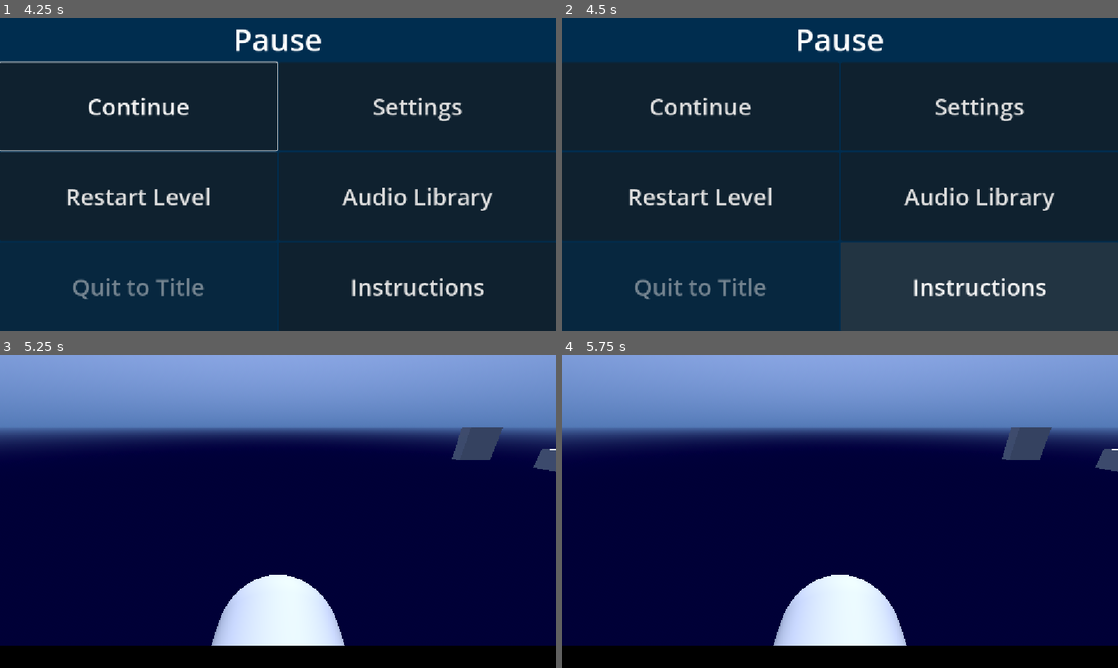
Above: before the commit, frames 1-4 (two rows, left to right).
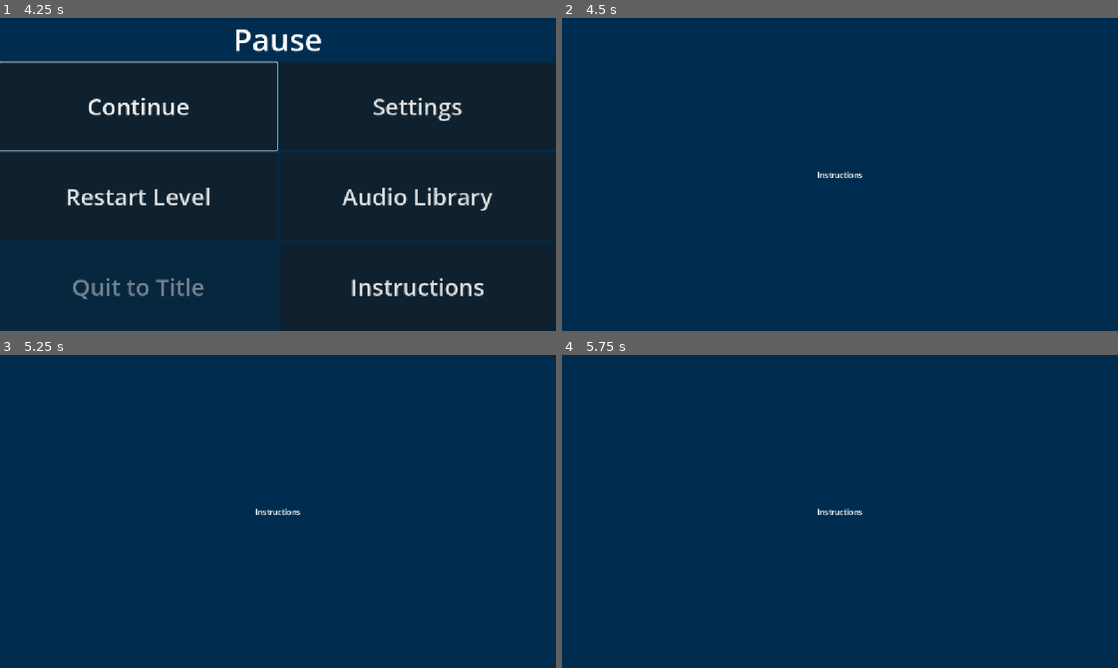
Above: after the commit, the same moments.

Repository: PeterDrake/yachtsinkers
Game: Godot game, scene res://yachtsinkers.tscn
Two runs of this game, one before a commit and one after it. Both use one fixed random seed, a clock stepped at 60 frames per second and the inputs below. Sound files missing from this copy of the repository are replaced by a short silence.
Inputs:
- Up to frame 1 (4.25 s): hold Right (right) 0.53-1.28 s; tap 2 (dive) at 0.6, 1.55, 2.1, 3.05, 3.8 s; hold Left (left) 1.28-2.03 s; tap 1 (bite) at 1.35 s; hold Right (right) 2.03-2.78 s; hold Up (forward) 2.78-3.53 s; tap 3 (slap) at 2.85 s; hold Left (left) from 3.53 s (still down); tap Space (space) at 3.6 s; tap Escape (pause) at 4.15 s
- Up to frame 2 (4.5 s): release Left (left) at 4.25 s; click "Instructions" at 4.25 s
- Up to frame 3 (5.25 s): click "Restart Level" at 5 s
- Up to frame 4 (5.75 s): no input

Frame 1 is identical in both runs. In frame 2, 71% of the frame differs, in the area x 0-100%, y 3-100%; in frame 3, 99%, in the area x 0-100%, y 0-100%; in frame 4, 99%.
Error in both runs: Out of bounds get index '0' (on base: 'PackedStringArray') (res://speech.gd:3)

Commit message:
Blank instructions screen in place

Diff:
--- /dev/null
+++ b/instructions.gd
@@ -0,0 +1,8 @@
+extends Control
+
+@onready var pause_menu = get_node("../PauseMenu")
+
+func _process(_delta: float) -> void:
+	if Input.is_action_just_pressed("pause"):
+		pause_menu.occluded = false
+		hide()
--- /dev/null
+++ b/instructions.tscn
@@ -0,0 +1,39 @@
+[gd_scene format=3 uid="uid://bvpb8ysdive6c"]
+
+[ext_resource type="Script" uid="uid://mh0mjn2a5xxw" path="res://instructions.gd" id="1_7ls63"]
+
+[sub_resource type="StyleBoxFlat" id="StyleBoxFlat_oerog"]
+bg_color = Color(0, 0.17626616, 0.31130394, 1)
+
+[node name="Instructions" type="Control" unique_id=2122777761]
+process_mode = 3
+z_index = 2
+layout_mode = 3
+anchors_preset = 15
+anchor_right = 1.0
+anchor_bottom = 1.0
+grow_horizontal = 2
+grow_vertical = 2
+script = ExtResource("1_7ls63")
+
+[node name="Panel" type="Panel" parent="." unique_id=2112466904]
+layout_mode = 1
+anchors_preset = 15
+anchor_right = 1.0
+anchor_bottom = 1.0
+grow_horizontal = 2
+grow_vertical = 2
+theme_override_styles/panel = SubResource("StyleBoxFlat_oerog")
+
+[node name="Label" type="Label" parent="." unique_id=735699599]
+layout_mode = 1
+anchors_preset = 14
+anchor_top = 0.5
+anchor_right = 1.0
+anchor_bottom = 0.5
+offset_top = -11.5
+offset_bottom = 11.5
+grow_horizontal = 2
+grow_vertical = 2
+text = "Instructions"
+horizontal_alignment = 1
--- a/pause_menu.gd
+++ b/pause_menu.gd
@@ -49,4 +49,5 @@
 	yachtsinkers.find_child("AudioLibrary").show()
 
 func _on_instructions_button_pressed() -> void:
-	pass # Replace with function body.
+	occluded = true
+	yachtsinkers.find_child("Instructions").show()
--- a/yachtsinkers.tscn
+++ b/yachtsinkers.tscn
@@ -4,6 +4,7 @@
 [ext_resource type="PackedScene" uid="uid://br1a3kdte8j1h" path="res://settings_menu.tscn" id="3_o6jxr"]
 [ext_resource type="PackedScene" uid="uid://73ld43bownb0" path="res://pause_menu.tscn" id="3_xpjbq"]
 [ext_resource type="PackedScene" uid="uid://dwn7377x8heyl" path="res://audio_library.tscn" id="4_o6jxr"]
+[ext_resource type="PackedScene" uid="uid://bvpb8ysdive6c" path="res://instructions.tscn" id="5_dcxyd"]
 
 [node name="YachtSinkers" type="Node3D" unique_id=1044159240]
 script = ExtResource("1_dcxyd")
@@ -17,3 +18,6 @@
 
 [node name="AudioLibrary" parent="." unique_id=1995060213 instance=ExtResource("4_o6jxr")]
 visible = false
+
+[node name="Instructions" parent="." unique_id=142671103 instance=ExtResource("5_dcxyd")]
+visible = false
Not shown, added: instructions.gd.uid
